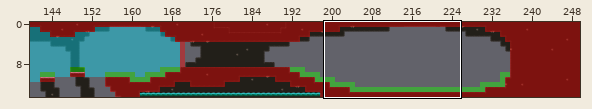
Tiled map -- PlatformGame-main/Assets/Maps/Level3Map.tmx. Above: a wide view before the commit, with the close-up outlined.
Close-up. Before the commit:
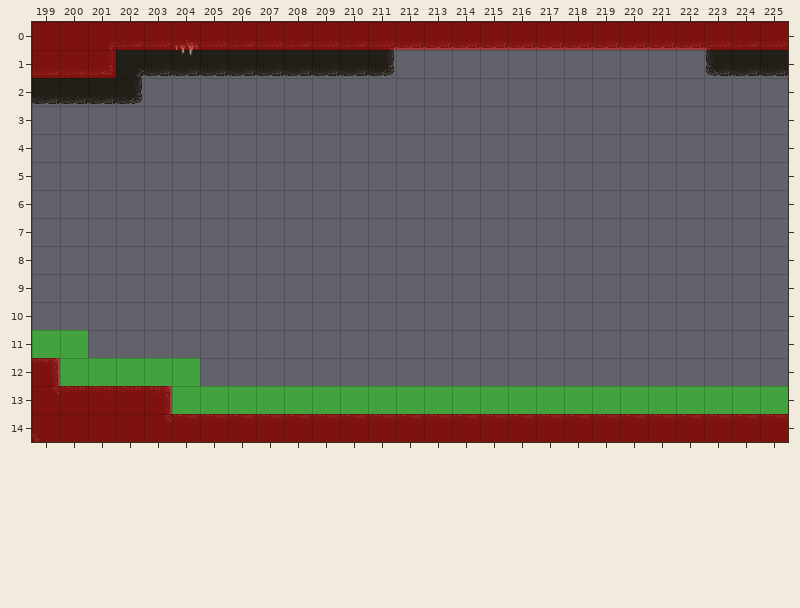
Cells are 32x32 px. Shown: x 199..225, y 0..14. The commit also changed other parts of the map, which this record leaves out.
And afterwards:
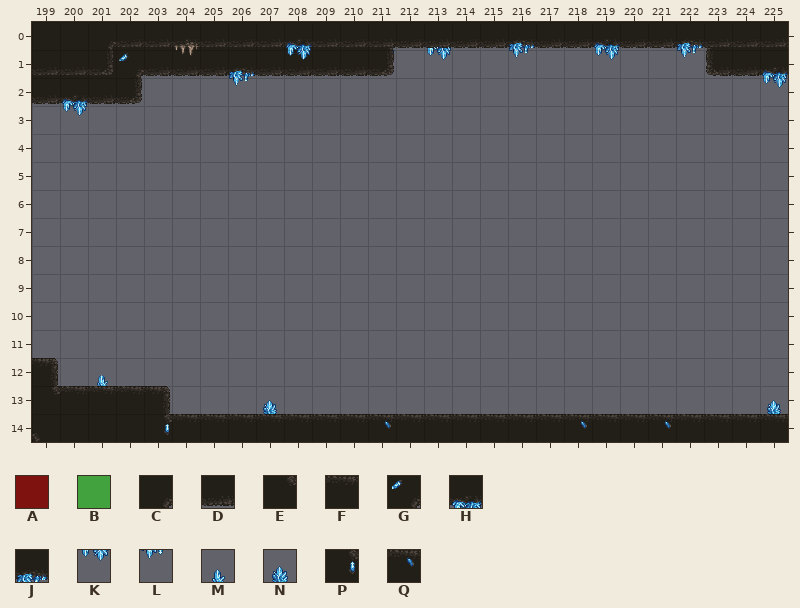
Key: from "MapMetadata": A 0, B 1; from "forest_tileset": C 762, D 763, E 816, F 817, G 955, H 958, J 959, K 985, L 986, M 1006, N 1007, P 1009, Q 1010.
_ is an empty cell.
Tiles replaced or removed in this view: A, B, C, D, E, F.
See-through tiles are keyed as they look on the map.
From old to new:
Changed rows in their new state; . is an unchanged cell.
Layer "Tile layer 3":
first column x 211:
 0 K
Layer "Tile layer 2":
first column x 200:
 0 .............H............
 1 ..G...J......K...........H
 2 H.....L..................K
 3 K.........................
first column x 207:
13 N.................N
Layer "Tile layer 1":
first column x 208:
 0 H.......J..H..J
 1 K.......L..K..L
first column x 201:
12 M....................
14 ..P.......Q......Q..Q
Layer "Navigation" (now hidden):
first column x 199:
 0 ___________________________
 1 ___........................
first column x 199:
11 __.........................
12 ______.....................
13 ___________________________
14 ___________________________
Pixel boxes of the changes (left, top, right, bottom) in both close-ups:
changed: (32, 22, 788, 116)
changed: (32, 330, 788, 442)
